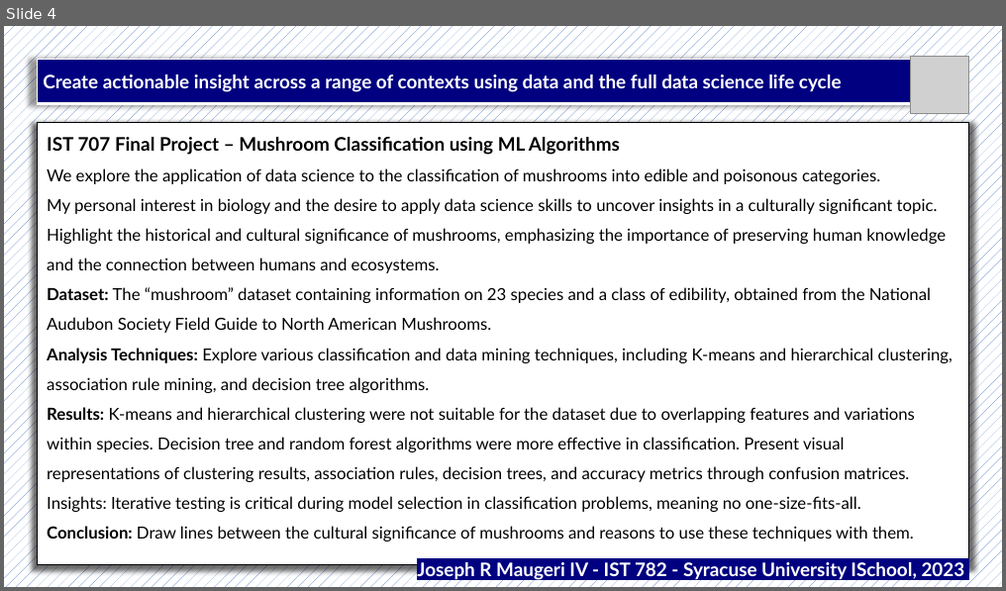
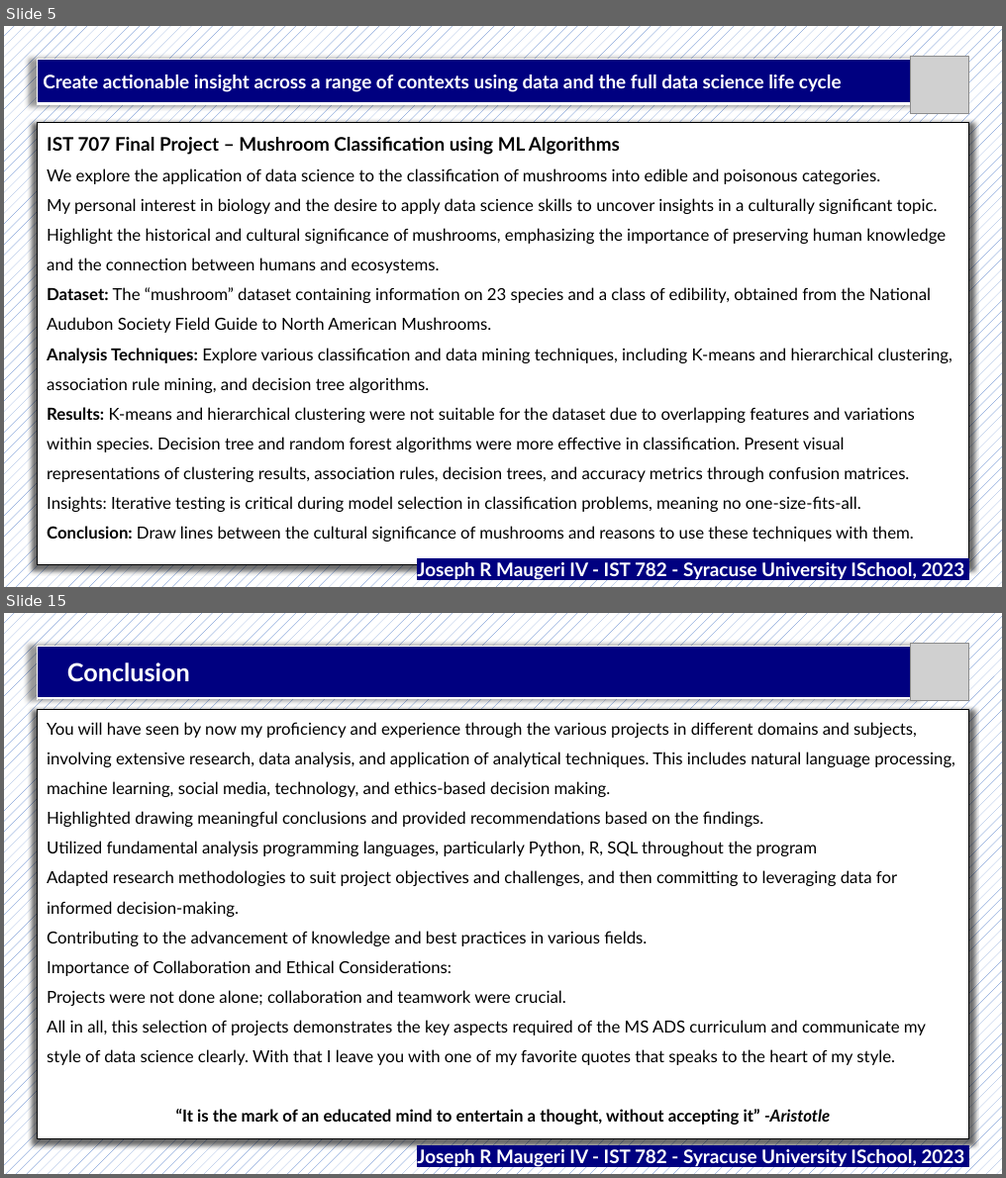
Before and after one commit to jrmaugeri/MS-ADS_Portfolio, a slide deck: Portfolio Presentation/IST782_Powerpoint_Maugeri.pptx. Shown one above the other, each under a label of ours: slide 4 before the commit, slides 5 and 15 after it; the slides between them are not shown. The pictures are 1006x591 and 1006x1178 pixels, drawn with LibreOffice and Linux fonts; fonts in the diff are those of the drawing; grey boxes stand for pictures. Boxes give left, top, right and bottom in pixels: in the first picture for what was removed or moved away, otherwise in the second. Text is boxed around its words. In the diff, an @@ line names an element or a change of style, - is before the commit and + after.

```diff
--- a/Portfolio Presentation/IST782_Powerpoint_Maugeri.pptx
+++ b/Portfolio Presentation/IST782_Powerpoint_Maugeri.pptx
@@ slide 15 added at (4, 613, 1002, 1174), background pattern #4472C4 on #FFFFFF @@
@@ table added at (37, 646, 910, 698), 1 rows, 1 columns @@
+Conclusion
@@ picture added at (911, 643, 969, 700) @@
@@ table added at (37, 709, 969, 1139), 1 rows, 1 columns @@
+You will have seen by now my proficiency and experience through the various projects in different domains and subjects, involving extensive research, data analysis, and application of analytical techniques. This includes natural language processing, machine learning, social media, technology, and ethics-based decision making. / Highlighted drawing meaningful conclusions and provided recommendations based on the findings. / Utilized fundamental analysis programming languages, particularly Python, R, SQL throughout the program / Adapted research methodologies to suit project objectives and challenges, and then committing to leveraging data for informed decision-making. / Contributing to the advancement of knowledge and best practices in various fields. / Importance of Collaboration and Ethical Considerations: / Projects were not done alone; collaboration and teamwork were crucial. / All in all, this selection of projects demonstrates the key aspects required of the MS ADS curriculum and communicate my style of data science clearly. With that I leave you with one of my favorite quotes that speaks to the heart of my style. / “It is the mark of an educated mind to entertain a thought, without accepting it” -Aristotle
@@ text added at (417, 1150, 965, 1168), 18 pt, text #FFFFFF, bold @@
+Joseph R Maugeri IV - IST 782 - Syracuse University ISchool, 2023
@@ what was slide 4 is now slide 5 @@
```
Also in this commit, not shown: 5 slides changed, 7 other slides added, 3 other files.
